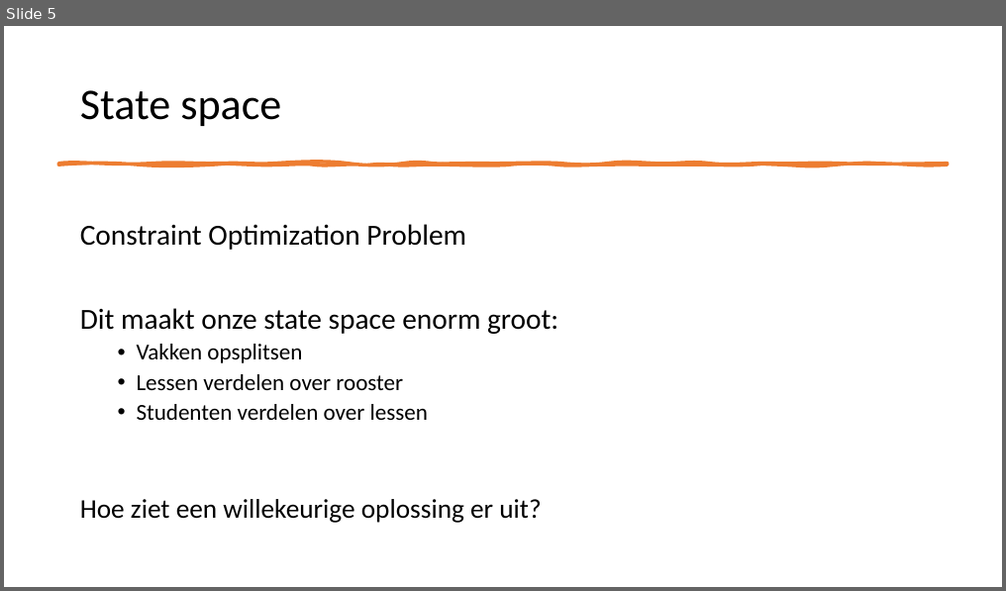
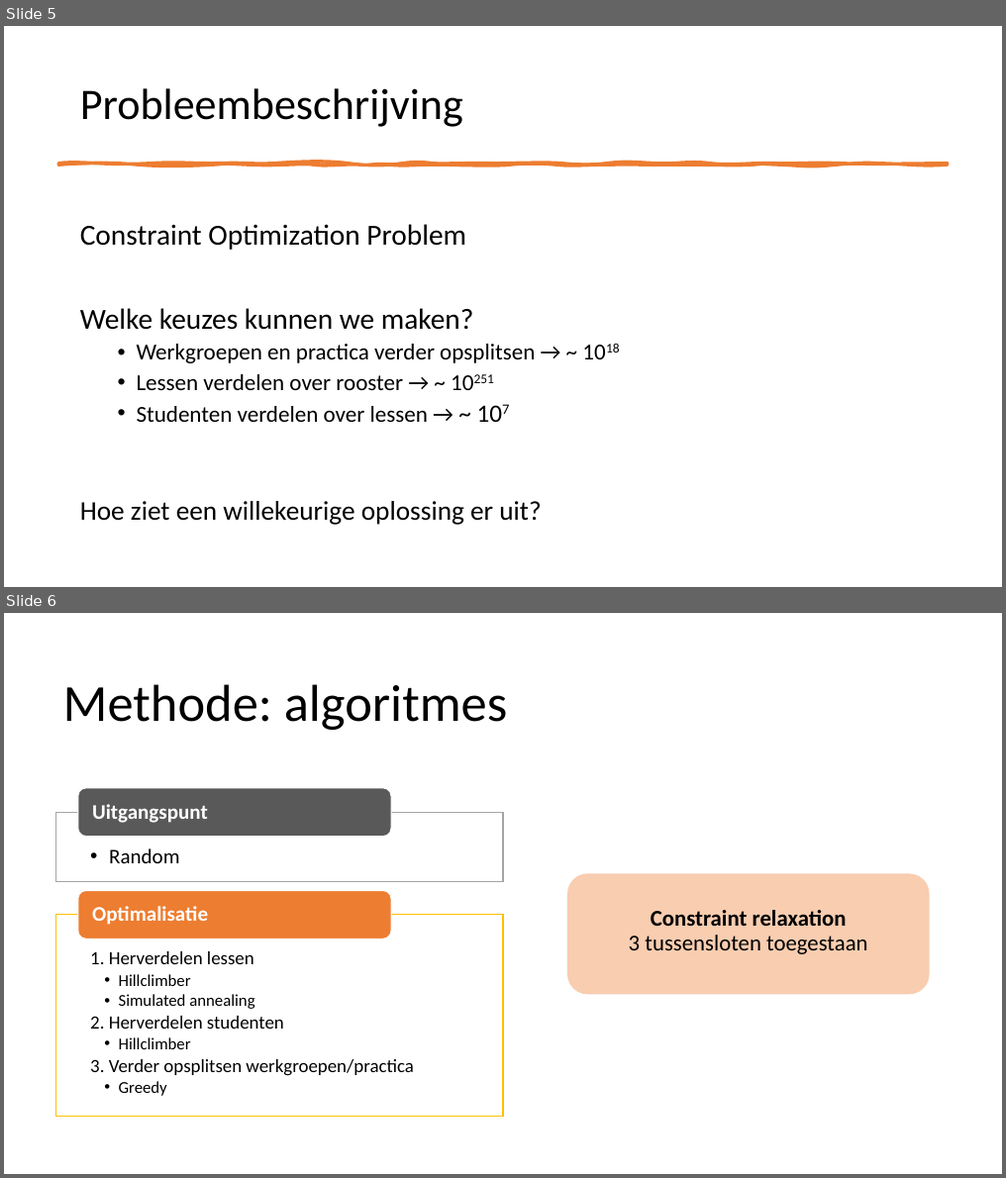
Before and after one commit to NinaAlblasMinorAI/RoosterRulers, a slide deck: doc/Presentatie.pptx. Shown one above the other, each under a label of ours: slide 5 before the commit, slides 5 and 6 after it. The pictures are 1006x591 and 1006x1178 pixels, drawn with LibreOffice and Linux fonts; fonts in the diff are those of the drawing. Boxes give left, top, right and bottom in pixels: in the first picture for what was removed or moved away, otherwise in the second. Text is boxed around its words. In the diff, an @@ line names an element or a change of style, - is before the commit and + after.

```diff
--- a/doc/Presentatie.pptx
+++ b/doc/Presentatie.pptx
@@ slide 6 added at [4,613,1002,1174], background #FFFFFF @@
@@ title added at [63,684,508,730], 50 pt, text #000000 @@
+Methode: algoritmes
@@ rounded rectangle added at [567,873,930,994], fill #ED7D31 at 38% opacity @@
@@ group added at [55,788,503,1116]: 4 texts, 2 rectangles, 2 rounded rectangles @@
+  • Random
+Uitgangspunt
+  1. Herverdelen lessen
+    • Hillclimber
+    • Simulated annealing
+  2. Herverdelen studenten
+    • Hillclimber
+  3. Verder opsplitsen werkgroepen/practica
+    • Greedy
+Optimalisatie
@@ text added at [629,910,867,955], 21.7 pt, text #000000 @@
+Constraint relaxation
+3 tussensloten toegestaan
@@ slide 5 changed as well @@
@@ title at [80,88,463,127]: text changed @@
-State space
+Probleembeschrijving
@@ text at [80,308,535,422]: text changed @@
-Dit maakt onze state space enorm groot:
-  • Vakken opsplitsen
-  • Lessen verdelen over rooster
-  • Studenten verdelen over lessen
+Welke keuzes kunnen we maken?
+  • Werkgroepen en practica verder opsplitsen → ~ 1018
+  • Lessen verdelen over rooster → ~ 10251
+  • Studenten verdelen over lessen → ~ 107
```
Also in this commit, not shown: 10 other slides changed, 10 other slides added, 5 slides removed, 7 other files.
